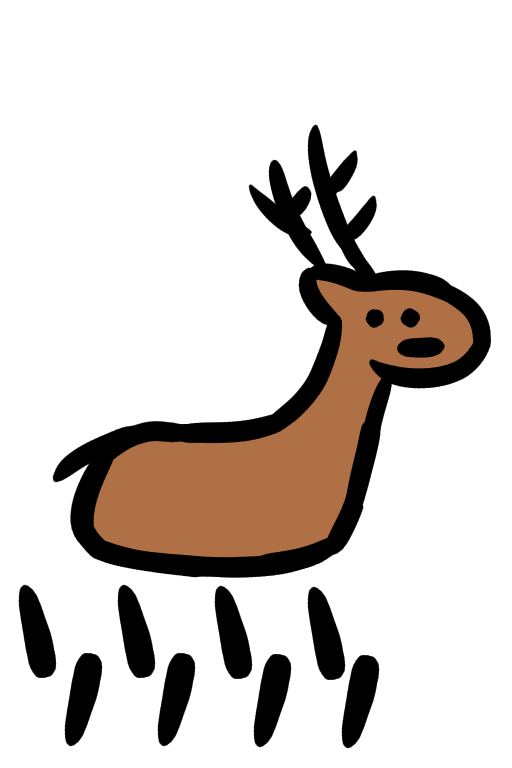
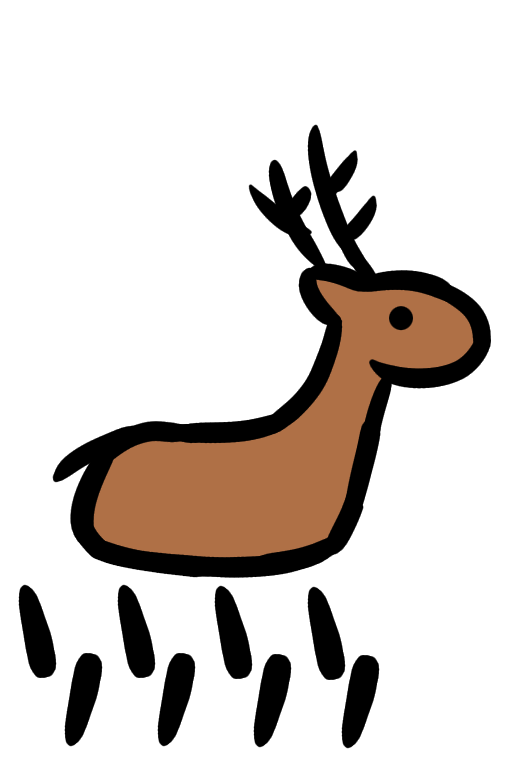
Layers edited between the first and the second 512x768 image:
painted on "Outline" (1st of 2) over (365, 306, 445, 359)
painted on "Color" (1st of 2) over (365, 306, 445, 359)
